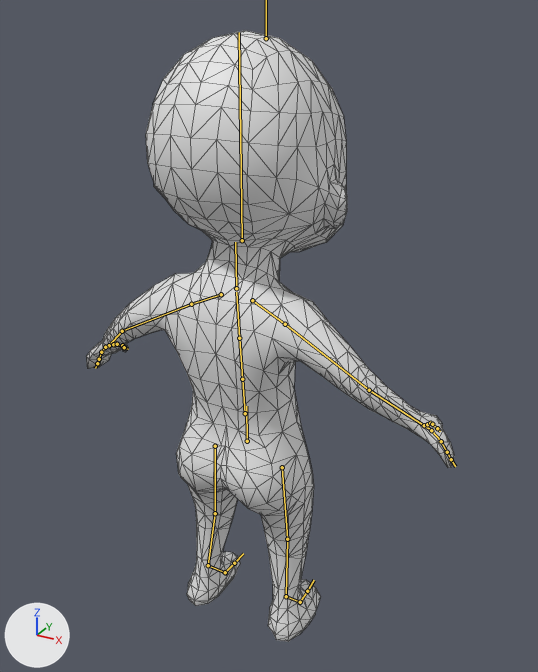
The FBX model Assets/Character/Running.fbx: old version first, new version second.
Before and after are seen from a camera (50 mm lens) standing at (0.01029, -0.01714, 0.01895) and looking at (0.00044, 0.00076, 0.01). Every picture has the same lights, and +X, +Y and +Z are marked at lower left. The bones that bend it are drawn over the model as lines. Mesh edges are drawn as thin lines.

In view in the first picture: 'Stickman_04_0'.
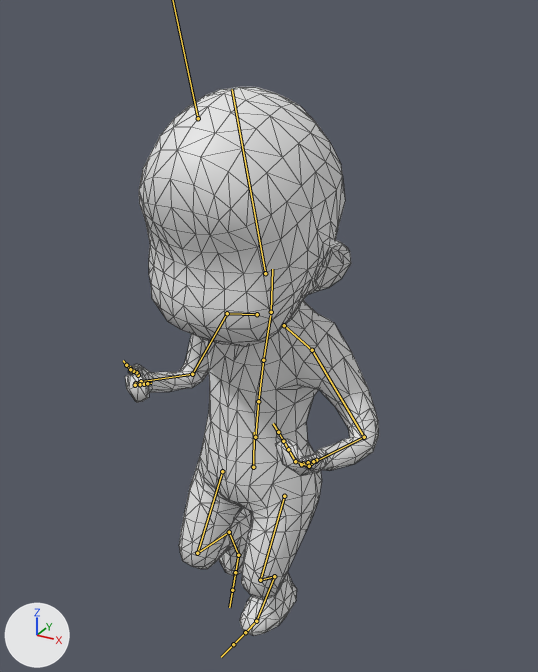
The newer file adds an action. The first version stands in its rest pose; the second is drawn at frame 18 of the action 'Armature|Armature|mixamo.com|Layer0'.

Changed parts and their boxes (x1, y1, x2, y2) in the pictures (538 x 672 px):
'Stickman_04_0', posed (31% narrower, 10% shorter)
    before: (86, 30, 454, 641)
    after: (125, 87, 379, 636)
bone 'mixamorig:Hips', root to tip
    before: (247, 441) to (246, 406)
    after: (253, 467) to (254, 432)
bone 'mixamorig:Spine', root to tip
    before: (245, 413) to (242, 379)
    after: (255, 437) to (258, 401)
bone 'mixamorig:Spine1', root to tip
    before: (242, 379) to (239, 338)
    after: (258, 401) to (263, 360)
bone 'mixamorig:Spine2', root to tip
    before: (239, 338) to (236, 292)
    after: (263, 360) to (270, 315)
bone 'mixamorig:Neck', root to tip
    before: (236, 288) to (235, 242)
    after: (271, 312) to (272, 269)
bone 'mixamorig:Head', root to tip
    before: (242, 240) to (239, 32)
    after: (265, 273) to (232, 89)
bone 'mixamorig:LeftShoulder', root to tip
    before: (221, 294) to (191, 304)
    after: (284, 325) to (312, 350)
bone 'mixamorig:LeftArm', root to tip
    before: (191, 304) to (122, 331)
    after: (312, 350) to (364, 437)
bone 'mixamorig:LeftForeArm', root to tip
    before: (122, 331) to (109, 345)
    after: (364, 437) to (316, 461)
bone 'mixamorig:LeftHand', root to tip
    before: (109, 345) to (105, 346)
    after: (316, 461) to (309, 466)
bone 'mixamorig:LeftHandThumb1', root to tip
    before: (113, 344) to (116, 344)
    after: (316, 460) to (312, 461)
bone 'mixamorig:LeftHandThumb2', root to tip
    before: (117, 344) to (121, 346)
    after: (313, 461) to (306, 462)
bone 'mixamorig:LeftHandThumb3', root to tip
    before: (122, 345) to (126, 347)
    after: (308, 462) to (306, 463)
bone 'mixamorig:LeftHandIndex1', root to tip
    before: (105, 347) to (101, 352)
    after: (309, 466) to (295, 461)
bone 'mixamorig:LeftHandIndex2', root to tip
    before: (101, 352) to (99, 359)
    after: (295, 461) to (288, 449)
bone 'mixamorig:RightShoulder', root to tip
    before: (252, 300) to (285, 324)
    after: (257, 314) to (227, 313)
bone 'mixamorig:RightArm', root to tip
    before: (285, 324) to (369, 390)
    after: (227, 313) to (192, 374)
bone 'mixamorig:RightForeArm', root to tip
    before: (369, 390) to (424, 425)
    after: (192, 374) to (141, 381)
bone 'mixamorig:RightHand', root to tip
    before: (424, 425) to (432, 430)
    after: (141, 381) to (135, 383)
bone 'mixamorig:RightHandThumb1', root to tip
    before: (427, 424) to (431, 424)
    after: (138, 375) to (137, 373)
bone 'mixamorig:RightHandThumb2', root to tip
    before: (430, 423) to (434, 425)
    after: (136, 372) to (134, 372)
bone 'mixamorig:RightHandThumb3', root to tip
    before: (432, 424) to (435, 426)
    after: (133, 371) to (130, 366)
bone 'mixamorig:RightHandIndex1', root to tip
    before: (431, 430) to (441, 441)
    after: (135, 383) to (135, 385)
bone 'mixamorig:RightHandIndex2', root to tip
    before: (441, 441) to (447, 452)
    after: (135, 385) to (140, 384)
bone 'mixamorig:LeftUpLeg', root to tip
    before: (215, 446) to (215, 513)
    after: (284, 496) to (260, 580)
bone 'mixamorig:LeftLeg', root to tip
    before: (215, 513) to (208, 565)
    after: (260, 580) to (274, 576)
bone 'mixamorig:LeftFoot', root to tip
    before: (208, 565) to (225, 572)
    after: (274, 576) to (256, 621)
bone 'mixamorig:RightUpLeg', root to tip
    before: (282, 467) to (287, 539)
    after: (222, 471) to (197, 553)
bone 'mixamorig:RightLeg', root to tip
    before: (287, 539) to (286, 596)
    after: (197, 553) to (229, 532)
bone 'mixamorig:RightFoot', root to tip
    before: (286, 596) to (300, 602)
    after: (229, 532) to (238, 555)
bone 'mixamorig:RightToeBase', root to tip
    before: (300, 602) to (307, 591)
    after: (238, 555) to (235, 572)

The change in detail:
Bone 'mixamorig:Hips' (bone_mixamorig_hips) moves from (0.0, 0.0, 0.0) to (-0.012, -0.104, 0.02).
Bone 'mixamorig:Hips' (bone_mixamorig_hips) turns from (0, 0, 0) to (-3, 175, -1) degrees about its own x, y and z.
Bone 'mixamorig:Spine' (bone_mixamorig_spine) turns from (0, 0, 0) to (0, -1, -1) degrees about its own x, y and z.
Bone 'mixamorig:Spine1' (bone_mixamorig_spine1) turns from (0, 0, 0) to (1, -1, -3) degrees about its own x, y and z.
Bone 'mixamorig:Spine2' (bone_mixamorig_spine2) turns from (0, 0, 0) to (1, -1, -3) degrees about its own x, y and z.
Bone 'mixamorig:Neck' (bone_mixamorig_neck) turns from (0, 0, 0) to (1, 1, 4) degrees about its own x, y and z.
Bone 'mixamorig:Head' (bone_mixamorig_head) turns from (0, 0, 0) to (16, 0, 1) degrees about its own x, y and z.
Bone 'mixamorig:LeftShoulder' (bone_mixamorig_leftshoulder) turns from (0, 0, 0) to (-5, 1, 1) degrees about its own x, y and z.
Bone 'mixamorig:LeftArm' (bone_mixamorig_leftarm) turns from (0, 0, 0) to (13, 14, 16) degrees about its own x, y and z.
Bone 'mixamorig:LeftForeArm' (bone_mixamorig_leftforearm) turns from (0, 0, 0) to (-36, 6, 50) degrees about its own x, y and z.
Bone 'mixamorig:LeftHand' (bone_mixamorig_lefthand) turns from (0, 0, 0) to (96, -71, -91) degrees about its own x, y and z.
Bone 'mixamorig:LeftHandThumb1' (bone_mixamorig_lefthandthumb1) turns from (0, 0, 0) to (10, -29, -27) degrees about its own x, y and z.
Bone 'mixamorig:LeftHandThumb2' (bone_mixamorig_lefthandthumb2) turns from (0, 0, 0) to (-11, -9, -1) degrees about its own x, y and z.
Bone 'mixamorig:LeftHandThumb3' (bone_mixamorig_lefthandthumb3) turns from (0, 0, 0) to (2, -1, 27) degrees about its own x, y and z.
Bone 'mixamorig:LeftHandIndex1' (bone_mixamorig_lefthandindex1) turns from (0, 0, 0) to (29, -6, 2) degrees about its own x, y and z.
Bone 'mixamorig:LeftHandIndex2' (bone_mixamorig_lefthandindex2) turns from (0, 0, 0) to (26, 0, 9) degrees about its own x, y and z.
Bone 'mixamorig:RightShoulder' (bone_mixamorig_rightshoulder) turns from (0, 0, 0) to (-8, -3, -5) degrees about its own x, y and z.
Bone 'mixamorig:RightArm' (bone_mixamorig_rightarm) turns from (0, 0, 0) to (47, 4, 8) degrees about its own x, y and z.
Bone 'mixamorig:RightForeArm' (bone_mixamorig_rightforearm) turns from (0, 0, 0) to (-36, -7, -52) degrees about its own x, y and z.
Bone 'mixamorig:RightHand' (bone_mixamorig_righthand) turns from (0, 0, 0) to (26, 37, -4) degrees about its own x, y and z.
Bone 'mixamorig:RightHandThumb1' (bone_mixamorig_righthandthumb1) turns from (0, 0, 0) to (35, 26, 32) degrees about its own x, y and z.
Bone 'mixamorig:RightHandThumb2' (bone_mixamorig_righthandthumb2) turns from (0, 0, 0) to (-25, 9, 11) degrees about its own x, y and z.
Bone 'mixamorig:RightHandThumb3' (bone_mixamorig_righthandthumb3) turns from (0, 0, 0) to (-4, -2, -27) degrees about its own x, y and z.
Bone 'mixamorig:RightHandIndex1' (bone_mixamorig_righthandindex1) turns from (0, 0, 0) to (27, 10, -9) degrees about its own x, y and z.
Bone 'mixamorig:RightHandIndex2' (bone_mixamorig_righthandindex2) turns from (0, 0, 0) to (17, -1, -5) degrees about its own x, y and z.
Bone 'mixamorig:LeftUpLeg' (bone_mixamorig_leftupleg) turns from (0, 0, 0) to (21, -11, -11) degrees about its own x, y and z.
Bone 'mixamorig:LeftLeg' (bone_mixamorig_leftleg) turns from (0, 0, 0) to (-65, -1, -2) degrees about its own x, y and z.
Bone 'mixamorig:LeftFoot' (bone_mixamorig_leftfoot) turns from (0, 0, 0) to (43, 13, 15) degrees about its own x, y and z.
Bone 'mixamorig:RightUpLeg' (bone_mixamorig_rightupleg) turns from (0, 0, 0) to (26, -7, -2) degrees about its own x, y and z.
Bone 'mixamorig:RightLeg' (bone_mixamorig_rightleg) turns from (0, 0, 0) to (-94, 2, 2) degrees about its own x, y and z.
Bone 'mixamorig:RightFoot' (bone_mixamorig_rightfoot) turns from (0, 0, 0) to (0, -9, 0) degrees about its own x, y and z.
Bone 'mixamorig:RightToeBase' (bone_mixamorig_righttoebase) turns from (0, 0, 0) to (12, -2, -1) degrees about its own x, y and z.
